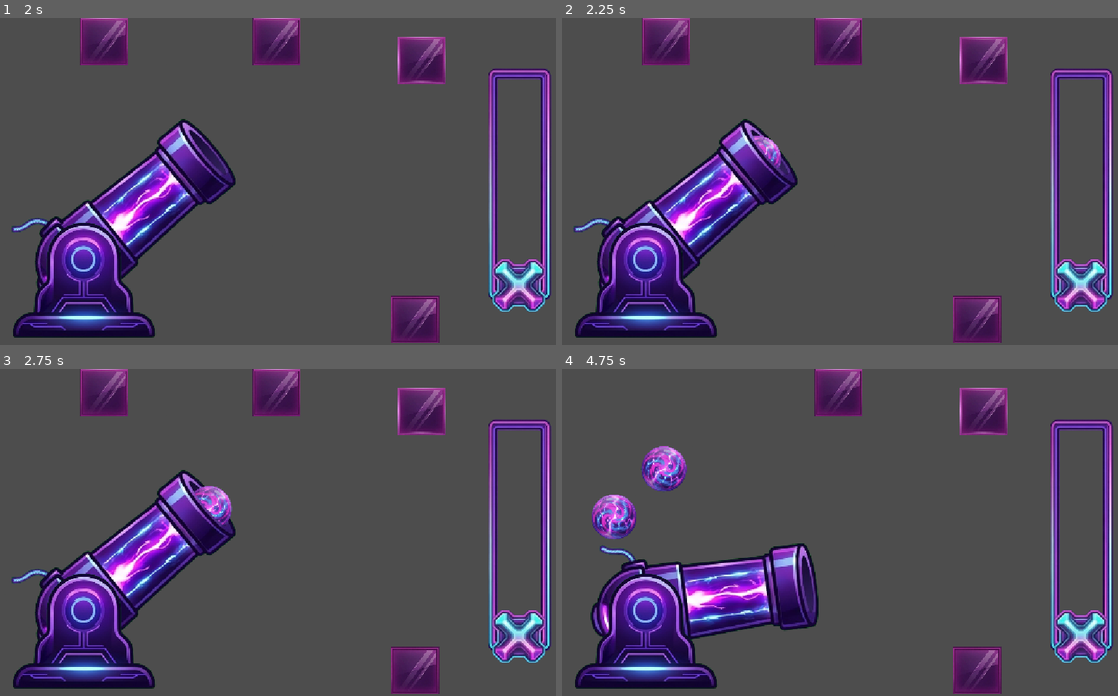
Above: before the commit, frames 1-4 (two rows, left to right).
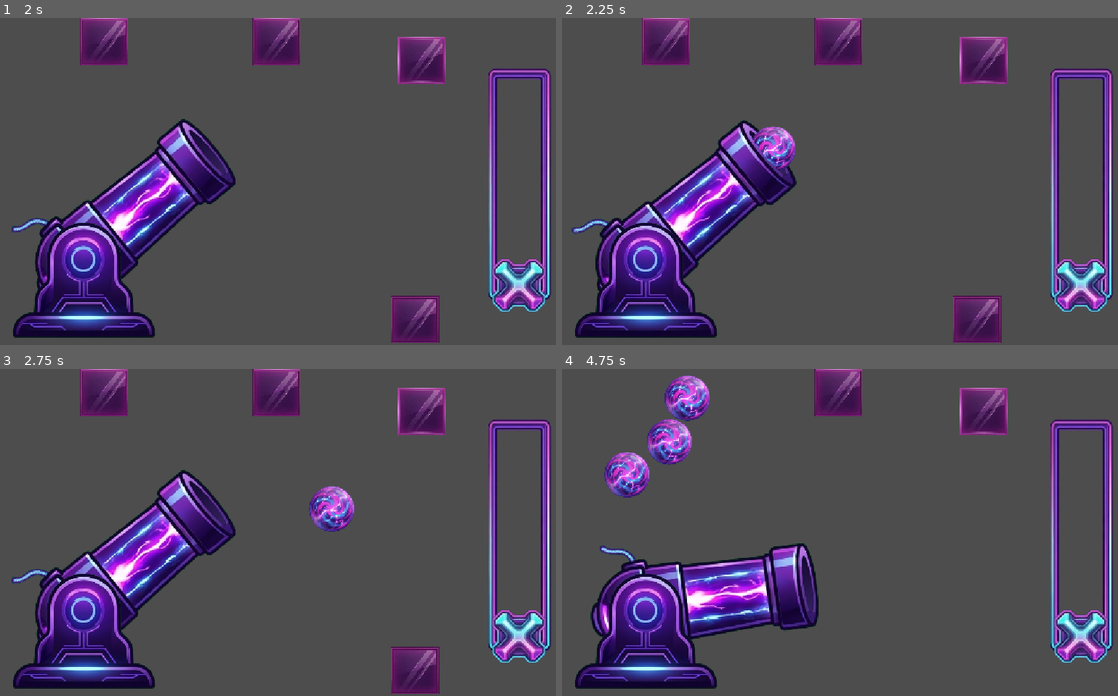
Above: after the commit, the same moments.

Repository: Zidan-09/Arc-Impact
Game: Godot game, scene res://components/cannon-controller/CannonController.tscn
Same seed, same stepped clock (60 frames per second), same inputs: the game is played once before the commit and once after it. This scene is started directly instead of the project's main scene.
Inputs (mouse positions are in pixels of both pictures, inside the frame that each line leads up to):
- Up to frame 1 (2 s): tap Enter at 0.5 s; drag from (405, 269) to (111, 224) at 0.52 s; tap Space at 1.25 s; drag from (172, 197) to (261, 246) at 1.27 s
- Up to frame 2 (2.25 s): tap Enter at 2 s; move the mouse to (906, 109) at 2.02 s; tap Space at 2.1 s; click (906, 109) at 2.17 s
- Up to frame 3 (2.75 s): no input
- Up to frame 4 (4.75 s): drag from (823, 597) to (773, 509) at 2.77 s; move the mouse to (1023, 581) at 3.52 s; tap Space at 3.6, 3.77, 4.07 s; click (1023, 581) at 3.67 s; drag from (673, 483) to (645, 565) at 4.27 s

Frame 1 is identical in both runs. In frame 2, 2.7% of the frame differs, in the area x 1-43%, y 30-84%; in frame 3, 1.4%; in frame 4, 5.4%, in the area x 5-80%, y 2-100%.

Commit message:
feat(animation): implemented cannon recoil animation after shoot

Diff:
--- a/components/cannon/cannon.gd
+++ b/components/cannon/cannon.gd
@@ -11,15 +11,22 @@
 
 @export var bullet_scene: PackedScene
 
-@export var base_shot_speed: float = 1000.0
+@export var base_shot_speed: float = 2000.0
 
 @onready var barrel_pivot: Node2D = $BarrelPivot
 @onready var muzzle: Marker2D = $BarrelPivot/Muzzle
 
+var recoil_tween: Tween
+var barrel_initial_position: Vector2
+
+const RECOIL_DISTANCE := 25.0
+const RECOIL_BACK_TIME := 0.06
+const RECOIL_RETURN_TIME := 0.12
+
 var current_angle: float = 45.0
 
-
 func _ready() -> void:
+	barrel_initial_position = barrel_pivot.position
 	update_cannon_rotation()
 
 
@@ -34,7 +41,6 @@
 
 	update_cannon_rotation()
 
-
 func update_cannon_rotation() -> void:
 	barrel_pivot.rotation_degrees = -current_angle
 
@@ -42,6 +48,8 @@
 	if bullet_scene == null:
 		push_warning("Cannon.shoot() sem bullet_scene definida.")
 		return
+
+	play_recoil()
 
 	var bullet := bullet_scene.instantiate() as RigidBody2D
 
@@ -52,3 +60,44 @@
 	var direction := Vector2.RIGHT.rotated(muzzle.global_rotation)
 
 	bullet.linear_velocity = direction * base_shot_speed * clampf(power, 0.0, 1.0)
+
+func play_recoil() -> void:
+	if recoil_tween and recoil_tween.is_valid():
+		recoil_tween.kill()
+
+	barrel_pivot.position = barrel_initial_position
+
+	# Direção do cano no espaço global.
+	var forward_direction := Vector2.RIGHT.rotated(
+		barrel_pivot.global_rotation
+	).normalized()
+
+	# Recuo no sentido oposto ao disparo.
+	var recoil_global_position := barrel_pivot.global_position - (
+		forward_direction * RECOIL_DISTANCE
+	)
+
+	# Converte para posição local do pai.
+	var recoil_position := barrel_pivot.to_global(
+		barrel_pivot.position
+	)
+
+	recoil_position = barrel_pivot.get_parent().to_local(
+		recoil_global_position
+	)
+
+	recoil_tween = create_tween()
+
+	recoil_tween.tween_property(
+		barrel_pivot,
+		"position",
+		recoil_position,
+		RECOIL_BACK_TIME
+	).set_trans(Tween.TRANS_QUAD).set_ease(Tween.EASE_OUT)
+
+	recoil_tween.tween_property(
+		barrel_pivot,
+		"position",
+		barrel_initial_position,
+		RECOIL_RETURN_TIME
+	).set_trans(Tween.TRANS_QUAD).set_ease(Tween.EASE_OUT)
--- a/components/obstacles/metal/metalSquare.tscn
+++ b/components/obstacles/metal/metalSquare.tscn
@@ -1,11 +1,13 @@
 [gd_scene format=3 uid="uid://cdwyigup7yi7r"]
 
+[ext_resource type="Script" uid="uid://c7jhg4dtsdfck" path="res://components/obstacles/metal/metal_square.gd" id="1_n5duv"]
 [ext_resource type="Texture2D" uid="uid://kp0y5mldwih3" path="res://assets/obstacles/metal_square.jpg" id="1_vkk2j"]
 
 [sub_resource type="RectangleShape2D" id="RectangleShape2D_dlv83"]
 size = Vector2(548, 548)
 
 [node name="MetalSquare" type="Node2D" unique_id=759896926]
+script = ExtResource("1_n5duv")
 
 [node name="Sprite2D" type="Sprite2D" parent="." unique_id=1450032902]
 texture = ExtResource("1_vkk2j")
@@ -13,4 +15,5 @@
 [node name="StaticBody2D" type="StaticBody2D" parent="." unique_id=1790928636]
 
 [node name="CollisionShape2D" type="CollisionShape2D" parent="StaticBody2D" unique_id=1144503427]
+visible = false
 shape = SubResource("RectangleShape2D_dlv83")
--- /dev/null
+++ b/components/obstacles/metal/metal_square.gd
@@ -0,0 +1,7 @@
+extends Node2D
+
+func _ready() -> void:
+	pass
+
+func _process(delta: float) -> void:
+	pass
Not shown, added: components/obstacles/metal/metal_square.gd.uid
